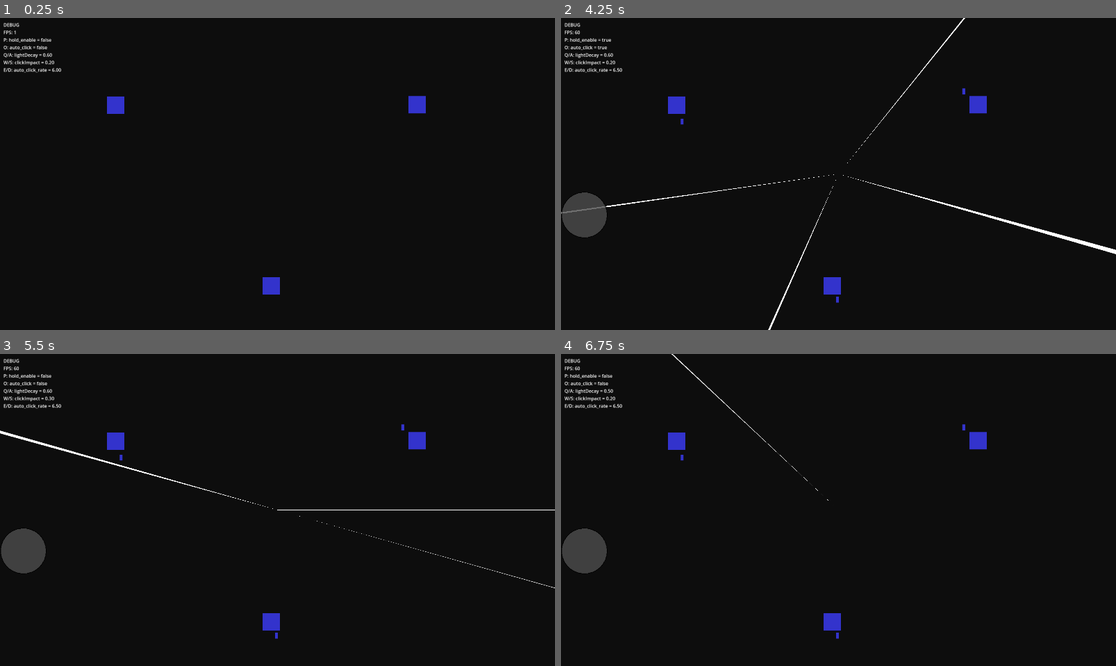
Above: before the commit, frames 1-4 (two rows, left to right).
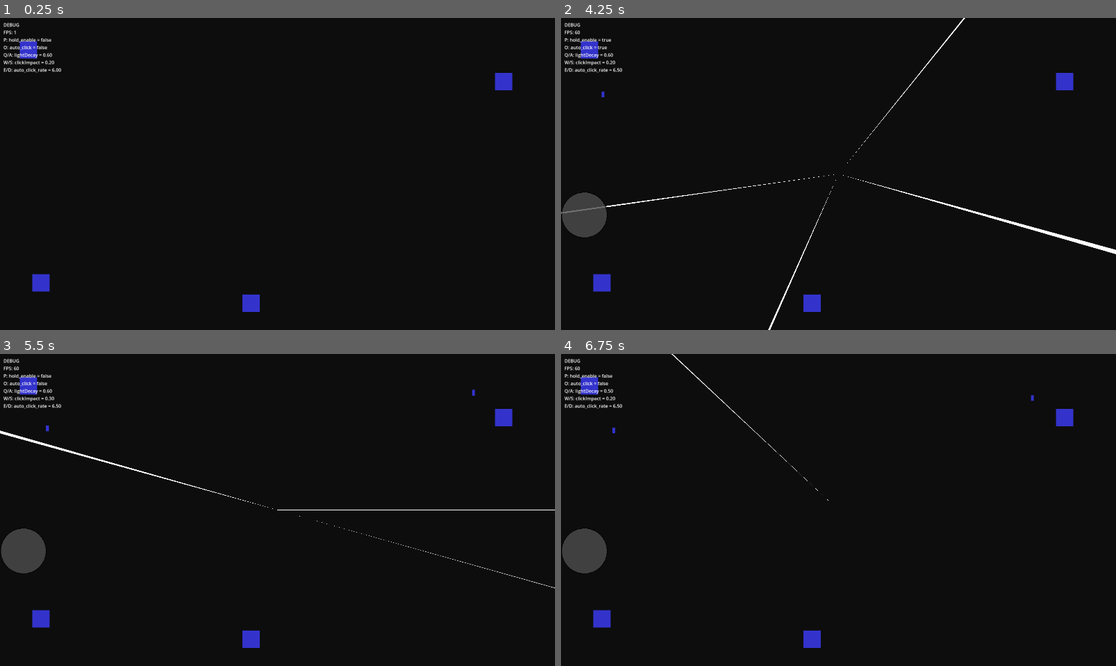
Above: after the commit, the same moments.

Repository: amirblum/OrHaolam-JLM2025
Game: Godot game, scene res://scenes/main/Main.tscn
Two runs of this game, one before a commit and one after it. Both use one fixed random seed, a clock stepped at 60 frames per second and the inputs below.
Inputs (mouse positions are in pixels of both pictures, inside the frame that each line leads up to):
- Up to frame 1 (0.25 s): no input
- Up to frame 2 (4.25 s): tap Enter at 0.5 s; move the mouse to (960, 158) at 0.52 s; hold D 0.53-1.28 s; tap P at 0.6 s; click (960, 158) at 0.67 s; tap Space at 0.77, 1.52, 3.02, 3.77 s; move the mouse to (727, 189) at 1.27 s; hold S 1.28-2.03 s; tap O at 1.35 s; move the mouse to (894, 105) at 2.02 s; hold D 2.03-2.78 s; tap Q at 2.1 s; move the mouse to (810, 236) at 2.77 s; hold W 2.78-3.53 s; tap E at 2.85 s; click (810, 236) at 2.92 s; move the mouse to (1005, 220) at 3.52 s; hold A from 3.53 s (still down); tap T at 3.6 s
- Up to frame 3 (5.5 s): move the mouse to (111, 463) at 4.27 s; tap P at 4.35 s; tap Space at 4.52 s; move the mouse to (305, 510) at 5.02 s; release A at 5.03 s; hold S from 5.03 s (still down); tap O at 5.1 s; click (305, 510) at 5.17 s
- Up to frame 4 (6.75 s): move the mouse to (755, 432) at 5.77 s; release S at 5.78 s; hold D 5.78-6.53 s; tap Q at 5.85 s; tap Space at 6.02 s; move the mouse to (960, 494) at 6.52 s; hold W from 6.53 s (still down); tap E at 6.6 s

The runs differ from the first frame. In frame 1, 1.3% of the frame differs, in the area x 3-93%, y 7-95%; in frame 2, 1.3%; in frame 3, 1.3%; in frame 4, 1.3%.
Error before the commit: Invalid access to property or key 'JerusalemRadius' on a base object of type 'Node2D (Player.gd)'. (res://scenes/person/Person.gd:50)

Commit message:
Added variance to spawning and tweaked movement and city placement

Diff:
--- a/scenes/city/City.gd
+++ b/scenes/city/City.gd
@@ -9,6 +9,7 @@
 
 # Export variables for configuration
 @export var spawn_rate: float = 1.0  # persons per second
+@export var spawn_rate_variance: float = 0.05  # random offset range (-x to x) for time until next spawn
 @export var max_spawn_radius: float = 50.0  # maximum spawn radius from city
 @export var min_spawn_radius: float = 10.0  # minimum spawn radius from city
 @export var city_name: String = "City"  # city name
@@ -26,6 +27,9 @@
 	while _spawn_accum >= period:
 		_spawn_accum -= period
 		_spawn_person()
+		# Add random variance to the time until next spawn
+		var variance_offset := randf_range(-spawn_rate_variance, spawn_rate_variance)
+		_spawn_accum += variance_offset
 
 func _spawn_person() -> void:
 	# Instantiate Person scene
--- a/scenes/main/Main.tscn
+++ b/scenes/main/Main.tscn
@@ -19,21 +19,31 @@
 [node name="Cities" type="Node2D" parent="."]
 
 [node name="City1" parent="Cities" instance=ExtResource("3_city")]
-position = Vector2(400, 301)
-spawn_rate = 0.25
-max_spawn_radius = 100.0
+position = Vector2(98, 110)
+spawn_rate = 0.3
+spawn_rate_variance = 0.5
+max_spawn_radius = 350.0
 min_spawn_radius = 50.0
 
 [node name="City2" parent="Cities" instance=ExtResource("3_city")]
-position = Vector2(1443, 300)
-spawn_rate = 0.25
-max_spawn_radius = 100.0
+position = Vector2(1742, 220)
+spawn_rate = 0.2
+spawn_rate_variance = 0.75
+max_spawn_radius = 400.0
 min_spawn_radius = 50.0
 
 [node name="City3" parent="Cities" instance=ExtResource("3_city")]
-position = Vector2(939, 927)
-spawn_rate = 0.25
-max_spawn_radius = 100.0
+position = Vector2(868, 988)
+spawn_rate = 0.1
+spawn_rate_variance = 0.6
+max_spawn_radius = 500.0
+min_spawn_radius = 50.0
+
+[node name="City4" parent="Cities" instance=ExtResource("3_city")]
+position = Vector2(142, 917)
+spawn_rate = 0.1
+spawn_rate_variance = 0.6
+max_spawn_radius = 500.0
 min_spawn_radius = 50.0
 
 [node name="Persons" type="Node2D" parent="."]
--- a/scenes/person/Person.gd
+++ b/scenes/person/Person.gd
@@ -2,10 +2,12 @@
 class_name Person
 
 # Movement configuration (PRD parameters)
-@export var move_pulse_speed: float = 0.5 # Seconds between movement pulses, PRD `movePulseSpeed`
+@export var move_pulse_speed: float = 1.5 # Seconds between movement pulses, PRD `movePulseSpeed`
 @export var walk_distance: float = 20.0 # Distance moved per pulse, PRD `walkDistance`
 @export var drunkness: float = 0.3 # Random angle offset factor (radians), PRD `drunkness`
 @export var lightSteal: float = 10.0 # Light stolen when Person touches Jerusalem, PRD `lightSteal`
+@export var PersonRadius: float = 10.0
+
 
 # Internal state
 var _pulse_accum := 0.0
@@ -47,7 +49,7 @@
 	var distance_to_center := to_center.length()
 
 	# If already within JerusalemRadius, trigger light stealing and don't move
-	if _player_node != null and distance_to_center <= _player_node.JerusalemRadius:
+	if _player_node != null and distance_to_center <= _player_node.player_radius:
 		_steal_light()
 		return
 
@@ -66,7 +68,7 @@
 	var new_to_center := screen_center - new_position
 	var new_distance := new_to_center.length()
 
-	if _player_node != null and new_distance <= _player_node.JerusalemRadius:
+	if _player_node != null and new_distance <= _player_node.player_radius:
 		# Would enter JerusalemRadius - trigger light stealing instead of moving
 		_steal_light()
 		return
--- a/scenes/person/Person.tscn
+++ b/scenes/person/Person.tscn
@@ -4,6 +4,7 @@
 
 [node name="Person" type="Node2D"]
 script = ExtResource("1_person")
+drunkness = 1.0
 
 [node name="Visual" type="ColorRect" parent="."]
 anchors_preset = 8
Not shown: 1 places in scenes/main/Main.tscn that only renumber resources
